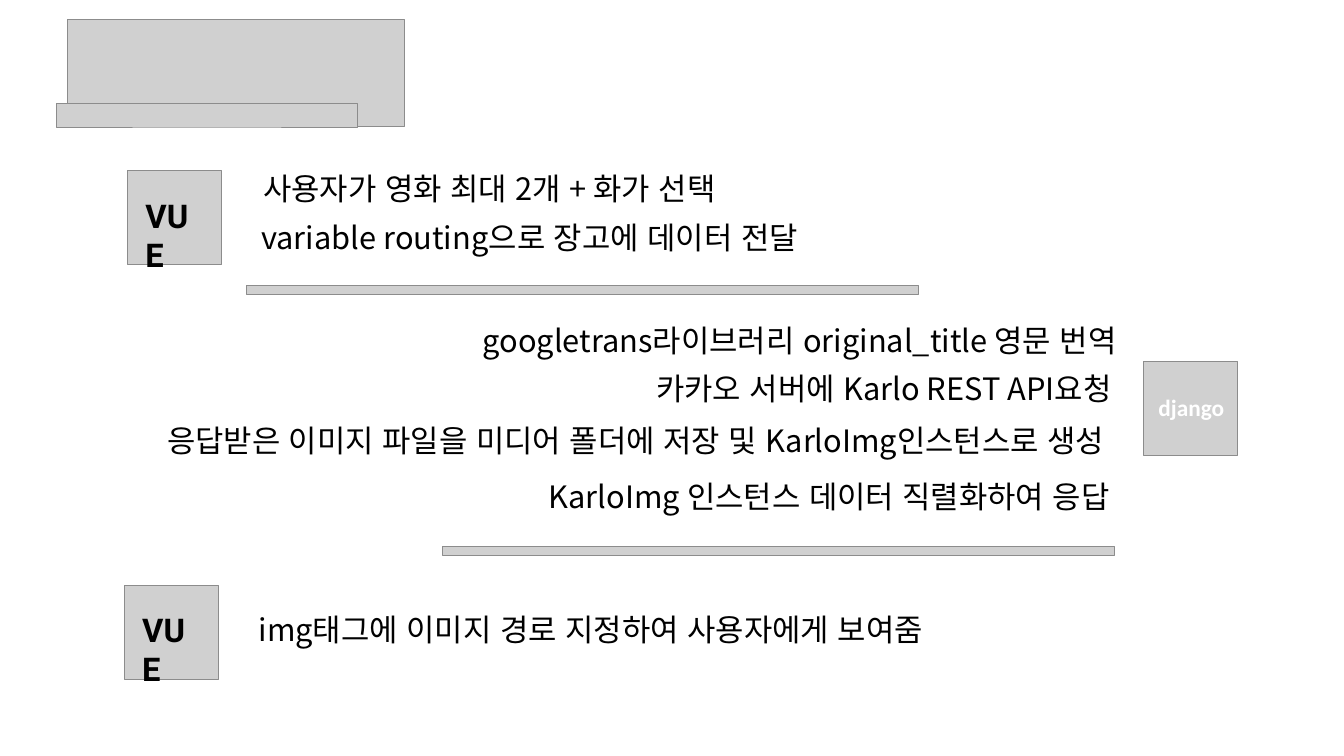
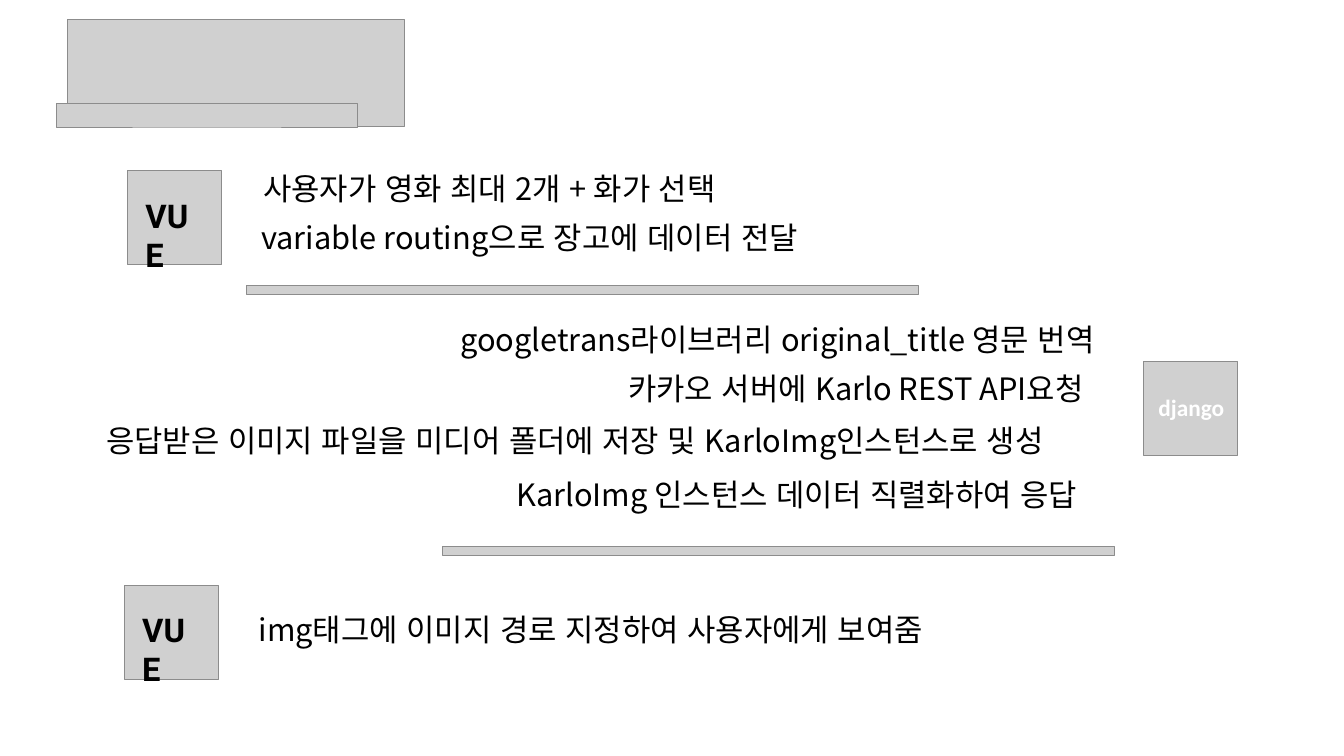
Before and after one commit to nayeonxkim/cine_aterlier, a slide deck: slide 9 of presentation/230526_9기_부울경_1반_관통PJT_김나연_이소정.pptx. Drawn at 1344x756 pixels with LibreOffice and Linux fonts; fonts in the diff are those of the drawing; grey boxes stand for pictures. Boxes give left, top, right and bottom in pixels: in the first picture for what was removed or moved away, otherwise in the second. Text is boxed around its words. In the diff, an @@ line names an element or a change of style, - is before the commit and + after.

```diff
--- a/presentation/230526_9기_부울경_1반_관통PJT_김나연_이소정.pptx
+++ b/presentation/230526_9기_부울경_1반_관통PJT_김나연_이소정.pptx
@@ text "googletrans라이브러리 original_title 영문 번역": place and size @@
-text "googletrans라이브러리 original_title 영문 번역" at bbox=[482, 326, 1117, 360]
+text "googletrans라이브러리 original_title 영문 번역" at bbox=[460, 325, 1095, 359]
@@ text "카카오 서버에 Karlo REST API요청": place and size @@
-text "카카오 서버에 Karlo REST API요청" at bbox=[656, 374, 1112, 403]
+text "카카오 서버에 Karlo REST API요청" at bbox=[628, 374, 1084, 403]
@@ text "응답받은 이미지 파일을 미디어 폴더에 ...": place and size @@
-text "응답받은 이미지 파일을 미디어 폴더에 ..." at bbox=[167, 426, 1105, 460]
+text "응답받은 이미지 파일을 미디어 폴더에 ..." at bbox=[106, 426, 1044, 460]
@@ text "KarloImg 인스턴스 데이터 직렬화하여 응답": place and size @@
-text "KarloImg 인스턴스 데이터 직렬화하여 응답" at bbox=[549, 482, 1110, 516]
+text "KarloImg 인스턴스 데이터 직렬화하여 응답" at bbox=[516, 480, 1077, 514]
```
Also in this commit, not shown: 1 other slide changed, 1 other file.
